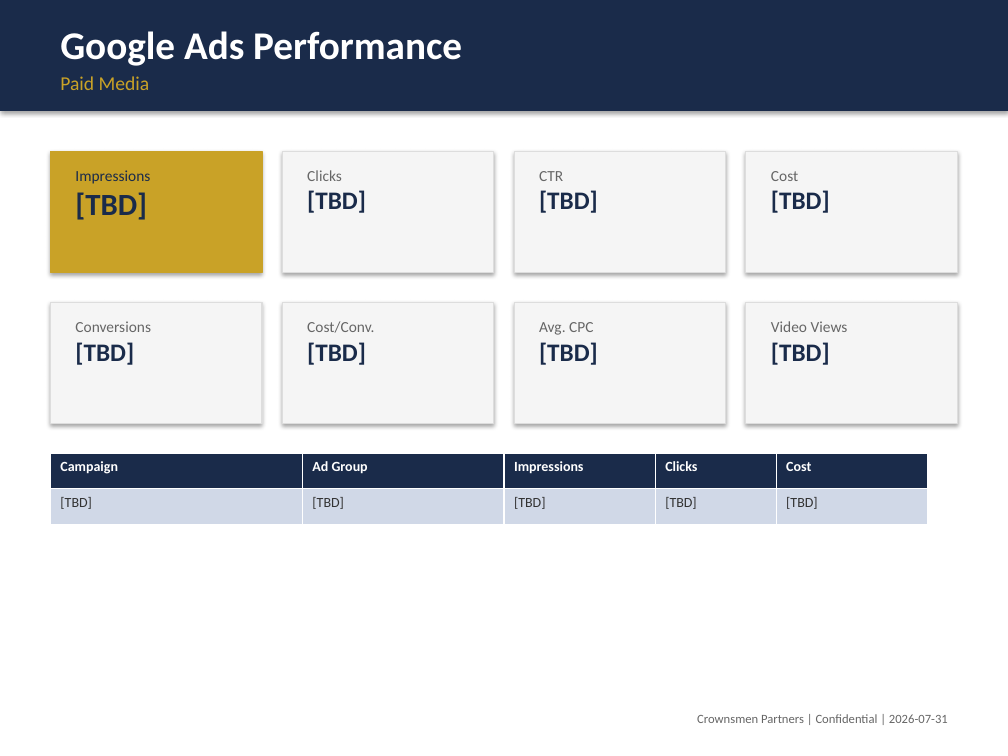
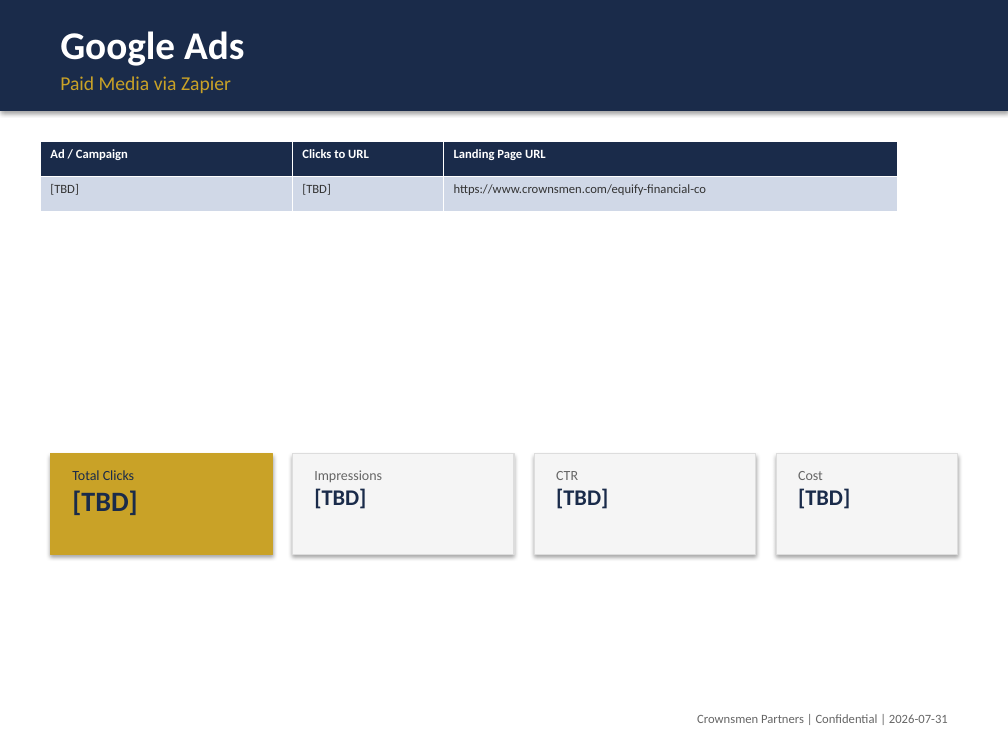
Before and after one commit to althea-ops/reports, a slide deck: slide 9 of output/Crownsmen_Partners_Campaign_Performance_Report__CS_67_-_Equify_Financial.pptx. Drawn at 1008x756 pixels with LibreOffice and Linux fonts; fonts in the diff are those of the drawing. Boxes give left, top, right and bottom in pixels: in the first picture for what was removed or moved away, otherwise in the second. Text is boxed around its words. In the diff, an @@ line names an element or a change of style, - is before the commit and + after.

```diff
--- a/output/Crownsmen_Partners_Campaign_Performance_Report__CS_67_-_Equify_Financial.pptx
+++ b/output/Crownsmen_Partners_Campaign_Performance_Report__CS_67_-_Equify_Financial.pptx
@@ text at [60, 31, 244, 66]: text changed @@
-Google Ads Performance
+Google Ads
@@ text at [60, 76, 231, 93]: text changed @@
-Paid Media
+Paid Media via Zapier
@@ table added at [40, 141, 897, 212], 2 rows, 3 columns @@
+Ad / Campaign | Clicks to URL | Landing Page URL
+[TBD] | [TBD] | https://www.crownsmen.com/equify-financial-co
@@ rectangle removed at [282, 151, 494, 272] @@
@@ rectangle removed at [514, 151, 726, 272] @@
@@ rectangle removed at [746, 151, 958, 272] @@
@@ rectangle removed at [50, 302, 262, 423] @@
@@ text removed at [75, 321, 151, 365] @@
-Conversions
-[TBD]
@@ text removed at [307, 321, 374, 365] @@
-Cost/Conv.
-[TBD]
@@ text removed at [539, 322, 598, 365] @@
-Avg. CPC
-[TBD]
@@ text removed at [771, 321, 848, 365] @@
-Video Views
-[TBD]
@@ rectangle: place and size @@
-rectangle at [50, 151, 262, 272]
+rectangle at [50, 454, 272, 554]
@@ table removed at [50, 454, 927, 524], 2 rows, 5 columns @@
-Campaign | Ad Group | Impressions | Clicks | Cost
-[TBD] | [TBD] | [TBD] | [TBD] | [TBD]
@@ text "Total Clicks": place and size @@
-text "Total Clicks" at [307, 170, 366, 213]
+text "Total Clicks" at [72, 470, 137, 515]
@@ text at [72, 470, 134, 480]: text changed; size 11 to 10 pt; text colour #666666 to #1A2B4A @@
-Clicks
+Total Clicks
@@ rectangle: place and size @@
-rectangle at [282, 302, 494, 423]
+rectangle at [292, 454, 514, 554]
@@ text "Impressions": place and size @@
-text "Impressions" at [75, 170, 150, 220]
+text "Impressions" at [314, 470, 382, 509]
@@ text "Impressions" at [314, 470, 382, 509]: size 11 to 10 pt, text colour #1A2B4A to #666666 in "Impressions"; size 22 to 16 pt in "[TBD]" @@
@@ rectangle: place and size @@
-rectangle at [514, 302, 726, 423]
+rectangle at [534, 454, 756, 554]
@@ text "CTR": place and size @@
-text "CTR" at [539, 171, 598, 213]
+text "CTR" at [556, 471, 608, 509]
@@ text "CTR" at [556, 471, 608, 509]: size 11 to 10 pt in "CTR"; size 18 to 16 pt in "[TBD]" @@
@@ rectangle: place and size @@
-rectangle at [746, 302, 958, 423]
+rectangle at [776, 454, 958, 554]
@@ text "Cost": place and size @@
-text "Cost" at [771, 171, 830, 213]
+text "Cost" at [798, 471, 850, 509]
@@ text "Cost" at [798, 471, 850, 509]: size 11 to 10 pt in "Cost"; size 18 to 16 pt in "[TBD]" @@
@@ text at [72, 490, 137, 515]: size 18 to 20 pt in "[TBD]" @@
```
Also in this commit, not shown: 5 other slides changed, 3 slides added, 3 slides removed, 9 other files.
